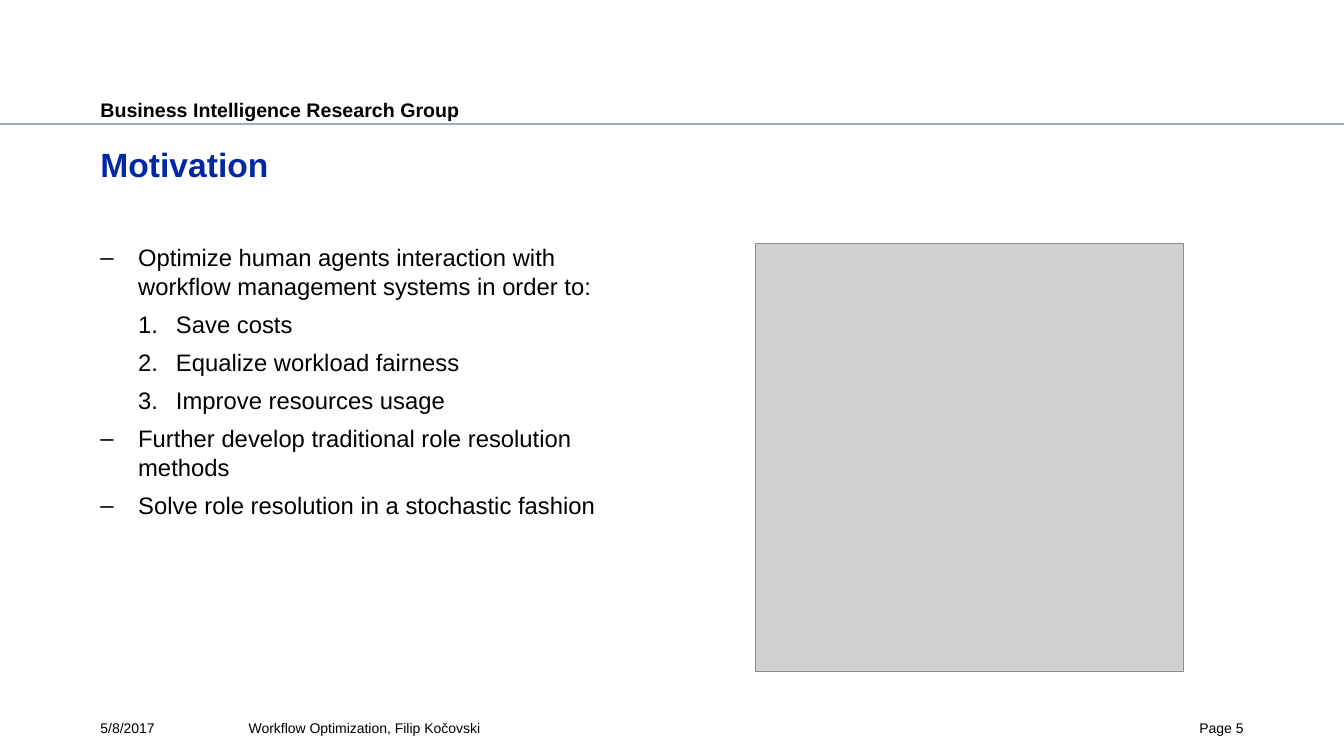
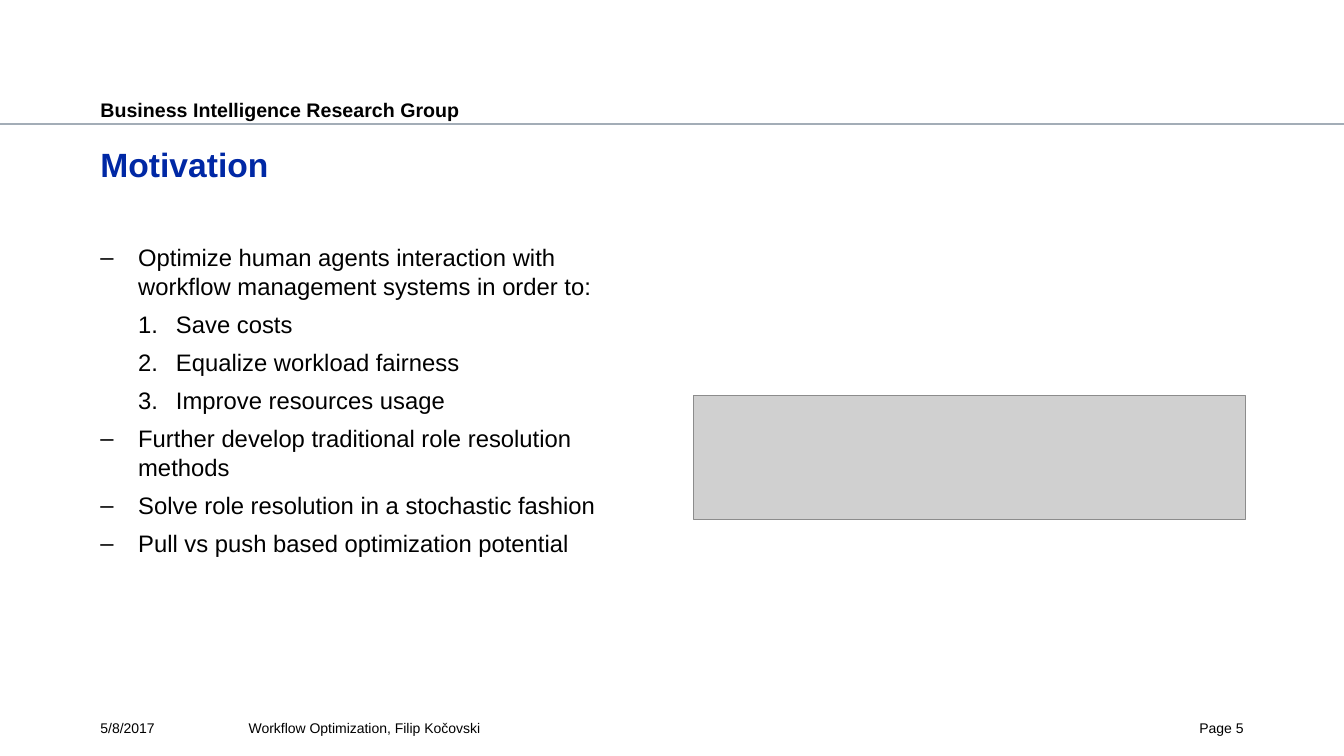
Before and after one commit to fkocovski/mt_presentation, a slide deck: slide 5 of Workflow Optimization.pptx. Drawn at 1344x756 pixels with LibreOffice and Linux fonts; fonts in the diff are those of the drawing; grey boxes stand for pictures; background and template pictures are left out. Boxes give left, top, right and bottom in pixels: in the first picture for what was removed or moved away, otherwise in the second. Text is boxed around its words. In the diff, an @@ line names an element or a change of style, - is before the commit and + after.

```diff
--- a/Workflow Optimization.pptx
+++ b/Workflow Optimization.pptx
@@ picture resized from (x1=755, y1=243, x2=1184, y2=671) to (x1=694, y1=395, x2=1245, y2=519) @@
@@ text at (x1=138, y1=534, x2=568, y2=557): paragraph added @@
+– Pull vs push based optimization potential
```
Also in this commit, not shown: 13 other slides changed, 1 slide added, 5 slides removed.
